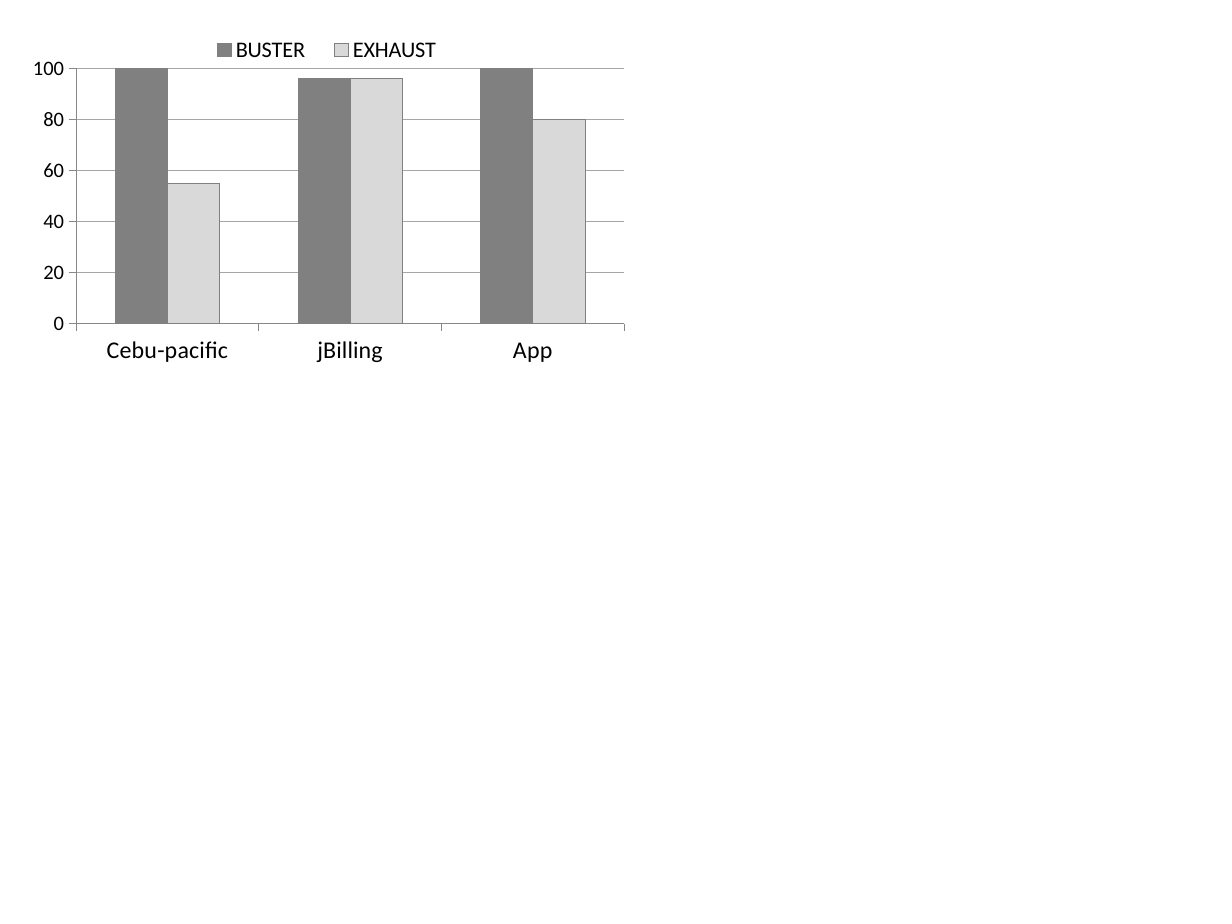
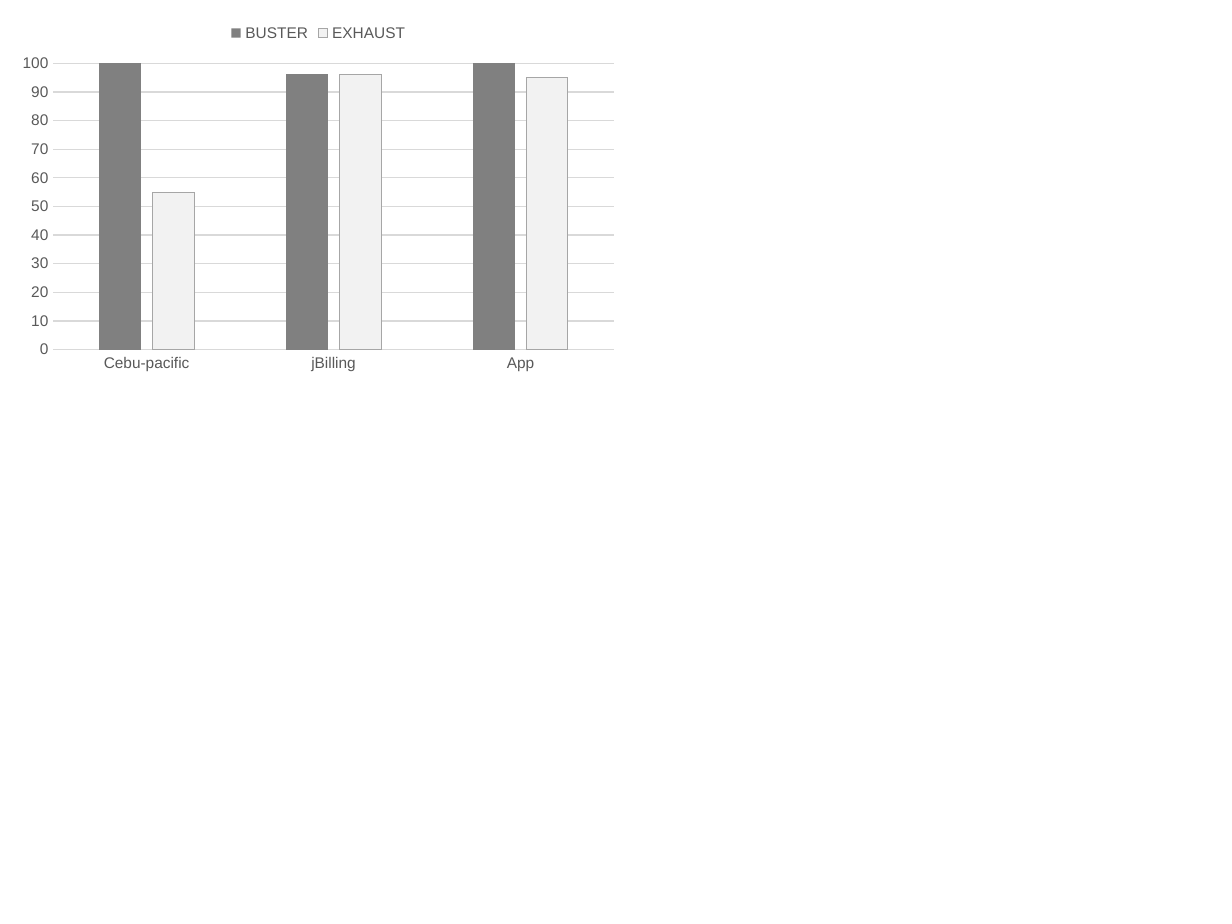
Before and after one commit to simonhj/test-generation-paper, a slide deck: slide 2 of figs/Chart.pptx. Drawn at 1232x924 pixels with LibreOffice and Linux fonts; fonts in the diff are those of the drawing. Boxes give left, top, right and bottom in pixels: in the first picture for what was removed or moved away, otherwise in the second. Text is boxed around its words. In the diff, an @@ line names an element or a change of style, - is before the commit and + after.

```diff
--- a/figs/Chart.pptx
+++ b/figs/Chart.pptx
@@ column chart at [10, 10, 626, 379] @@
@@ EXHAUST, App: 80 to 95 @@
@@ colour of EXHAUST #D9D9D9 to #F2F2F2 @@
@@ legend changed @@
@@ category axis changed @@
@@ value axis changed @@
@@ bar spacing changed @@
@@ column chart: place and size @@
-column chart at [21, 4, 637, 373]
+column chart at [10, 10, 626, 379]
```
Also in this commit, not shown: 4 other files.
